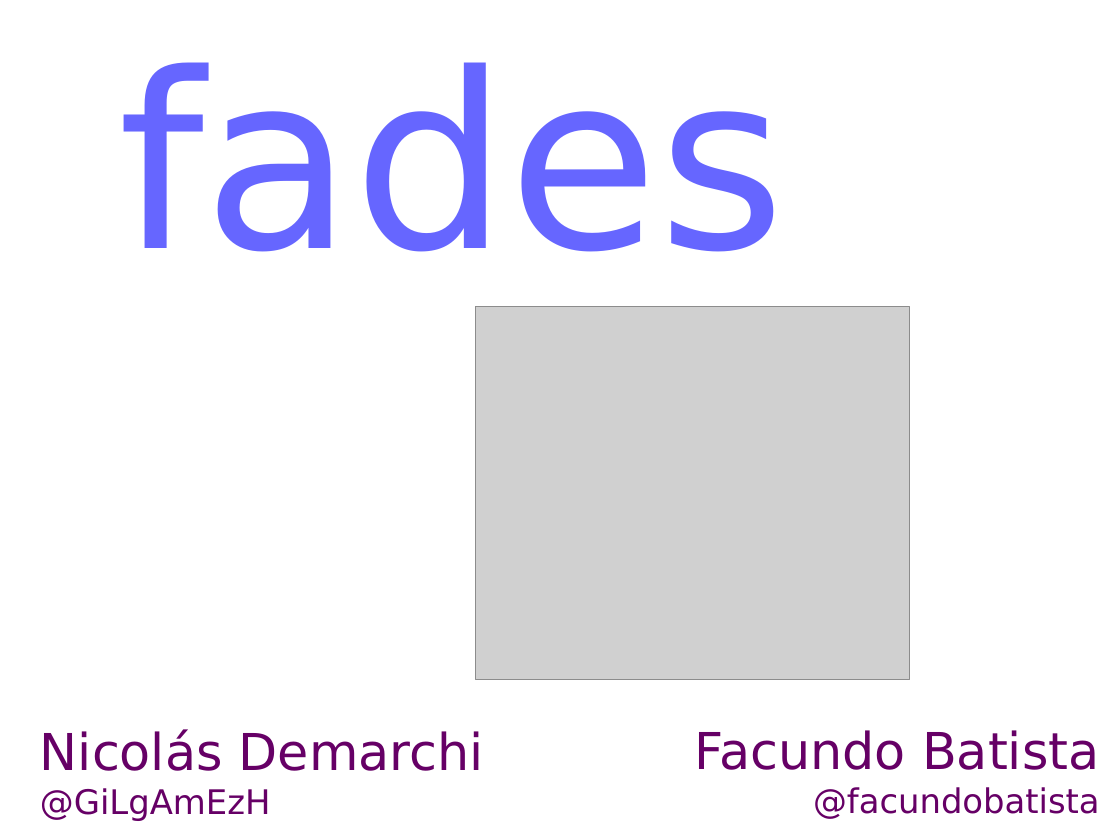
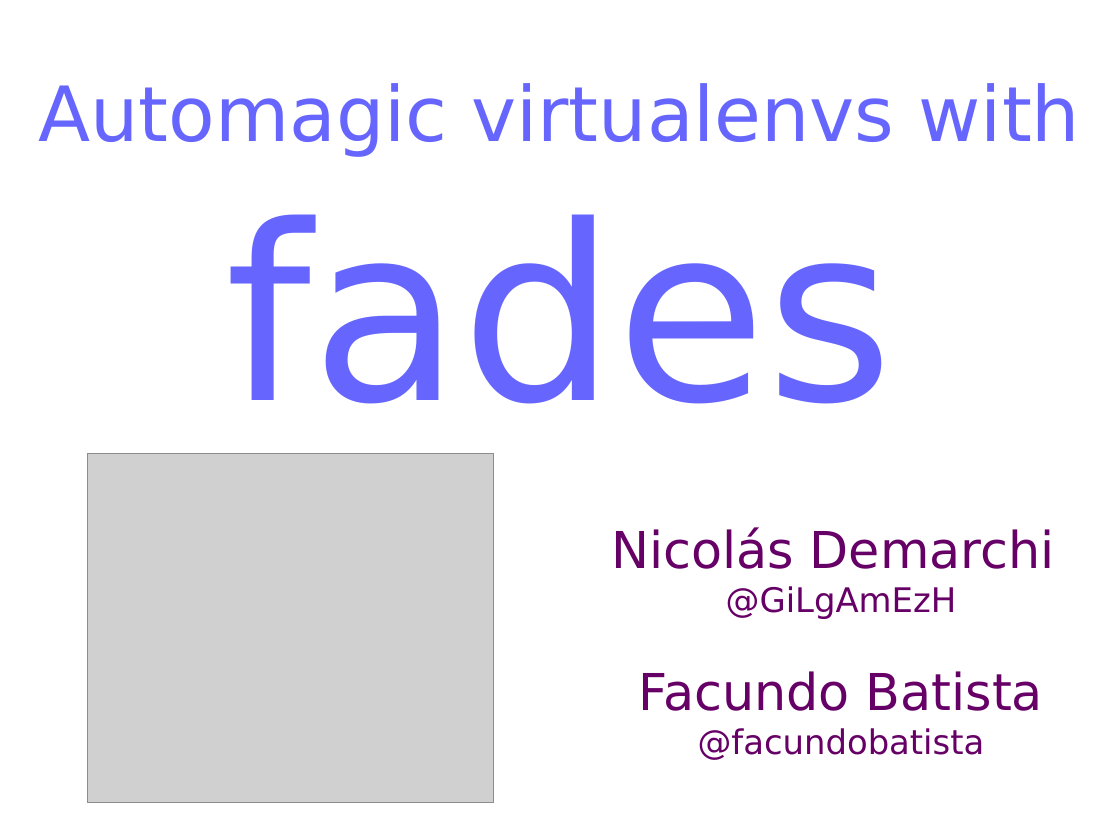
Before and after one commit to PyAr/fades, a slide deck: slide 1 of resources/slides_LT.odp. Drawn at 1120x840 pixels with LibreOffice and Linux fonts; fonts in the diff are those of the drawing; grey boxes stand for pictures. Boxes give left, top, right and bottom in pixels: in the first picture for what was removed or moved away, otherwise in the second. Text is boxed around its words. In the diff, an @@ line names an element or a change of style, - is before the commit and + after.

Commit message:
Better frontpage in the LT presentation.

```diff
--- a/resources/slides_LT.odp
+++ b/resources/slides_LT.odp
@@ title at bbox=[38, 83, 1080, 404]: text changed; size 173 to 54 pt @@
-fades
+Automagic virtualenvs with
+fades
@@ picture: place and size @@
-picture at bbox=[476, 307, 910, 680]
+picture at bbox=[87, 454, 494, 803]
@@ title at bbox=[611, 527, 1055, 760]: text changed; size 24 to 36 pt @@
-Facundo Batista
-@facundobatista
+Nicolás Demarchi
+@GiLgAmEzH
+Facundo Batista
+@facundobatista
@@ title removed at bbox=[40, 729, 484, 821] @@
-Nicolás Demarchi
-@GiLgAmEzH
```
